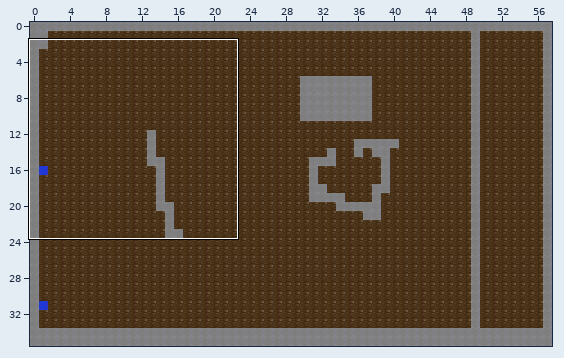
One commit to this Tiled map: maps/map2.tmx. Above: a wide view before the commit, with the close-up outlined.
Close-up. Earlier state:
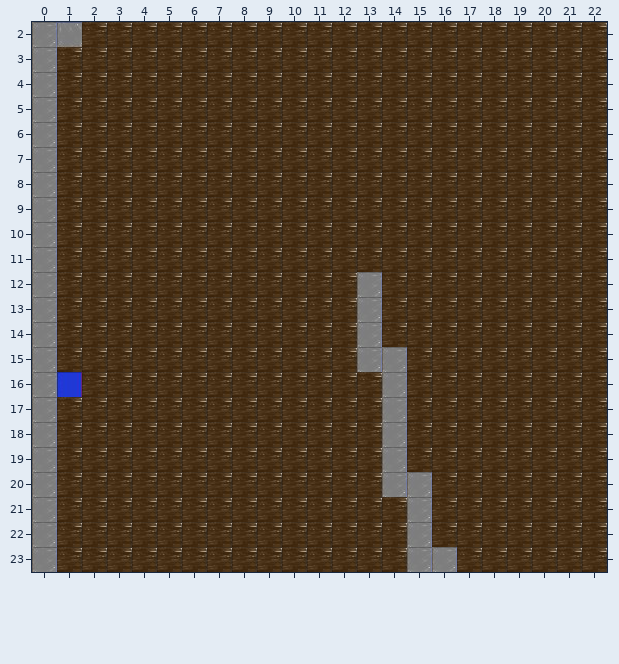
Cells are 25x25 px. Shown: x 0..22, y 2..23. The commit also changed other parts of the map, which this record leaves out.
The result:
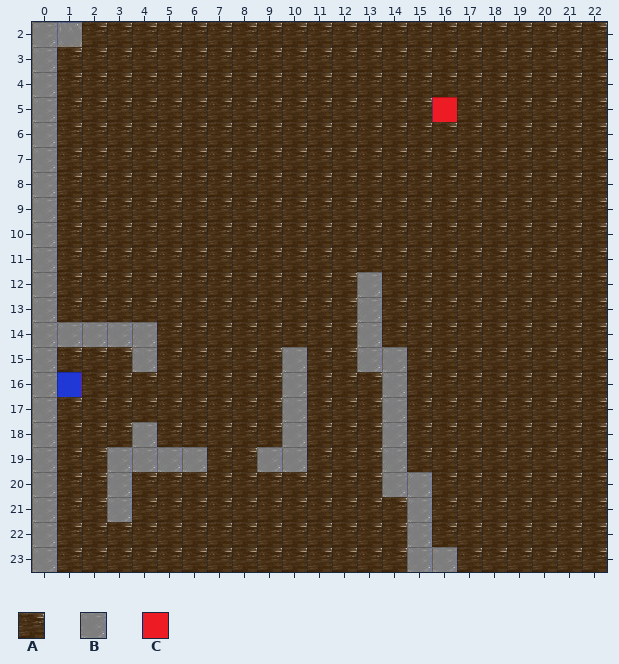
Key: from "hot_rooms_prealfa": A 0, B 1, C 3.
_ is an empty cell.
Difference:
{"where": "layer \"Слой тайлов 1\""}
{"y":5,"x":16,"old":"A","new":"C"}
{"y":14,"x":1,"old":"AAAA","new":"BBBB"}
{"y":15,"x":4,"old":"A","new":"B"}
{"y":15,"x":10,"old":"A","new":"B"}
{"y":16,"x":10,"old":"A","new":"B"}
{"y":17,"x":10,"old":"A","new":"B"}
{"y":18,"x":4,"old":"A","new":"B"}
{"y":18,"x":10,"old":"A","new":"B"}
{"y":19,"x":3,"old":"AAAA","new":"BBBB"}
{"y":19,"x":9,"old":"AA","new":"BB"}
{"y":20,"x":3,"old":"A","new":"B"}
{"y":21,"x":3,"old":"A","new":"B"}
